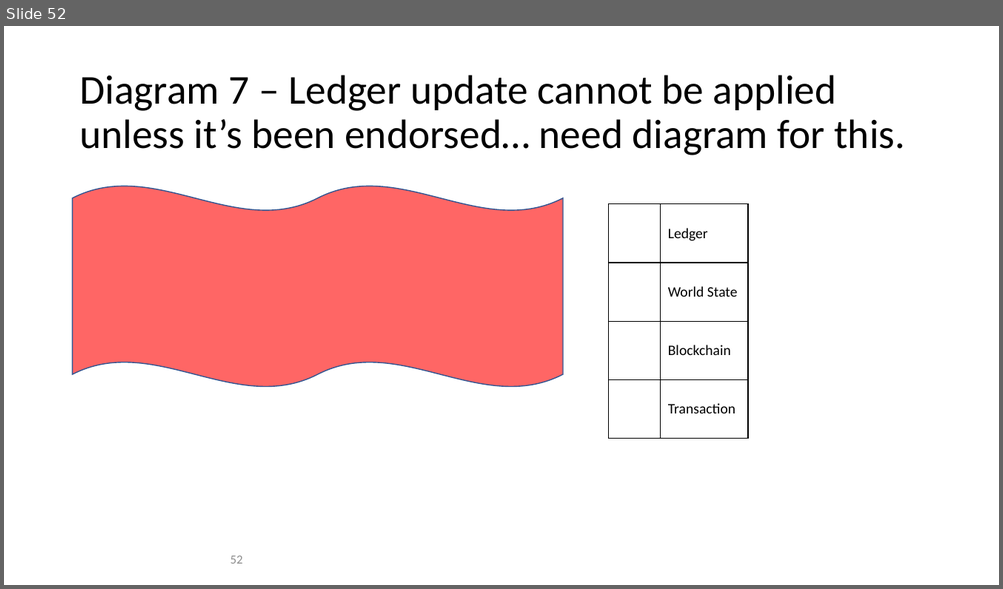
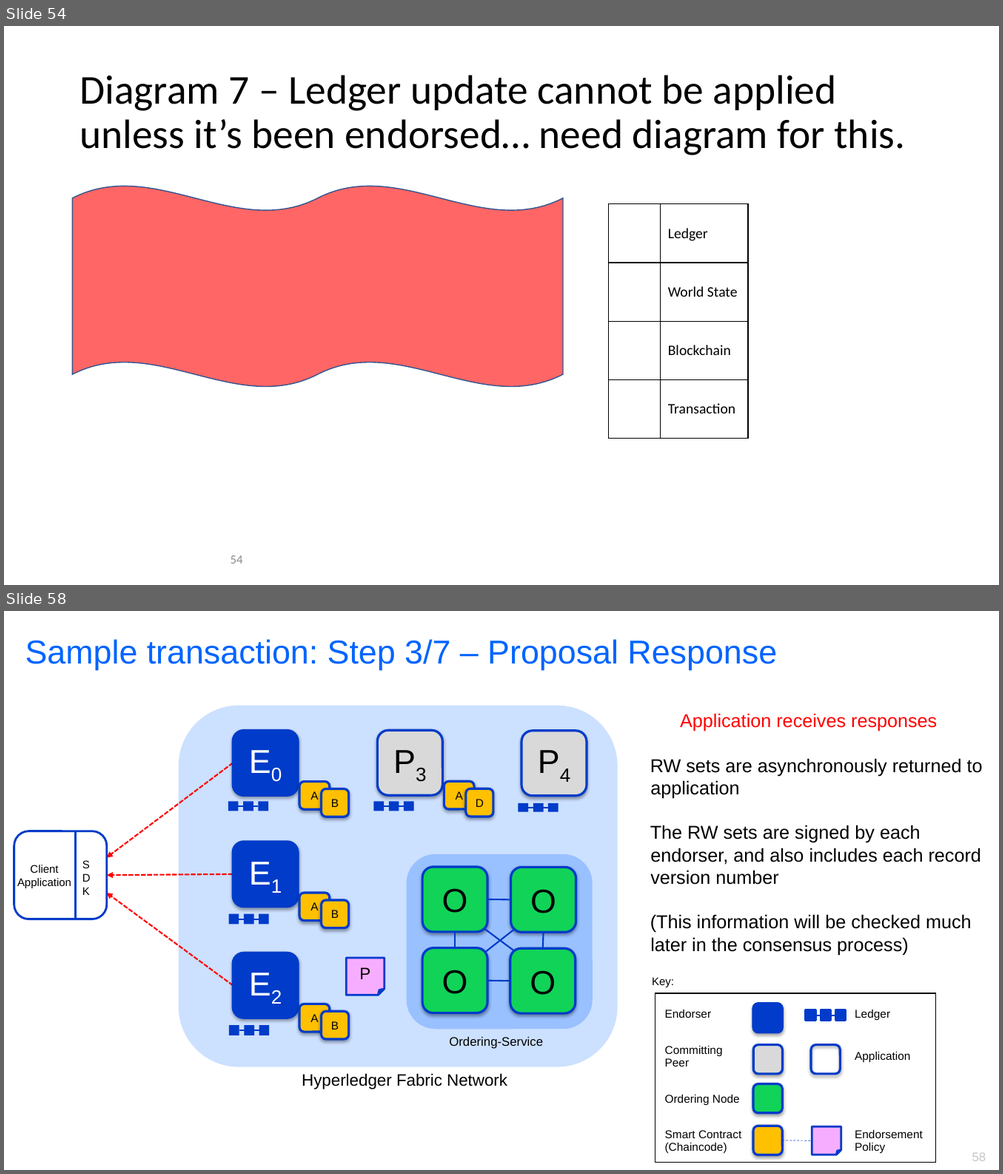
Before and after one commit to FabricTOC/FabricTOC, a slide deck: docs/OtherSourceMaterial/Diagrams.pptx. Shown one above the other, each under a label of ours: slide 52 before the commit, slides 54 and 58 after it; the slides between them are not shown. The pictures are 1003x589 and 1003x1174 pixels, drawn with LibreOffice and Linux fonts; fonts in the diff are those of the drawing; background and template pictures are left out. Boxes give left, top, right and bottom in pixels: in the first picture for what was removed or moved away, otherwise in the second. Text is boxed around its words. In the diff, an @@ line names an element or a change of style, - is before the commit and + after.

Commit message:
Peer updates

```diff
--- a/docs/OtherSourceMaterial/Diagrams.pptx
+++ b/docs/OtherSourceMaterial/Diagrams.pptx
@@ slide 58 added at <box>4,611,999,1170</box>, background #FFFFFF @@
@@ text added at <box>25,639,777,670</box>, 32 pt, text #0064FF @@
+Sample transaction: Step 3/7 – Proposal Response
@@ rounded rectangle added at <box>179,706,617,1068</box>, fill #CCE0FF @@
@@ text added at <box>650,713,982,955</box>, 18 pt, text #000000 @@
+Application receives responses
+RW sets are asynchronously returned to application
+The RW sets are signed by each endorser, and also includes each record version number
+(This information will be checked much later in the consensus process)
@@ rounded rectangle added at <box>233,730,298,795</box>, fill #003BC9, outline #003BC9 2.25 pt, 32 pt, text #FFFFFF @@
+E0
@@ rounded rectangle added at <box>377,730,442,795</box>, fill #D9D9D9, outline #003BC9 2.25 pt, 32 pt, text #000000 @@
+P3
@@ rounded rectangle added at <box>522,731,586,796</box>, fill #D9D9D9, outline #003BC9 2.25 pt, 32 pt, text #000000 @@
+P4
@@ arrow added from (233, 763) to (106, 858), #FF0000 1.5 pt dashed @@
@@ rounded rectangle added at <box>299,782,330,809</box>, fill #FFC000, outline #003BC9 2.25 pt, 11 pt, text #000000 @@
+A
@@ rounded rectangle added at <box>444,781,474,809</box>, fill #FFC000, outline #003BC9 2.25 pt, 11 pt, text #000000 @@
+A
@@ group added at <box>227,801,269,811</box>: 3 rectangles, 1 line @@
@@ rounded rectangle added at <box>321,789,349,817</box>, fill #FFC000, outline #003BC9 2.25 pt, 11 pt, text #000000 @@
+B
@@ group added at <box>373,801,415,811</box>: 3 rectangles, 1 line @@
@@ rounded rectangle added at <box>466,789,493,816</box>, fill #FFC000, outline #003BC9 2.25 pt, 11 pt, text #000000 @@
+D
@@ group added at <box>518,803,558,812</box>: 3 rectangles, 1 line @@
@@ group added at <box>14,831,107,919</box>: 2 texts, 1 rounded rectangle, 1 line @@
+Client
+Application
+SDK
@@ rounded rectangle added at <box>233,842,298,906</box>, fill #003BC9, outline #003BC9 2.25 pt, 32 pt, text #FFFFFF @@
+E1
@@ arrow added from (233, 874) to (107, 875), #FF0000 1.5 pt dashed @@
@@ arrow added from (233, 985) to (106, 893), #FF0000 1.5 pt dashed @@
@@ rounded rectangle added at <box>299,893,330,920</box>, fill #FFC000, outline #003BC9 2.25 pt, 11 pt, text #000000 @@
+A
@@ group added at <box>228,914,269,925</box>: 3 rectangles, 1 line @@
@@ rounded rectangle added at <box>321,900,349,928</box>, fill #FFC000, outline #003BC9 2.25 pt, 11 pt, text #000000 @@
+B
@@ rounded rectangle added at <box>233,954,298,1019</box>, fill #003BC9, outline #003BC9 2.25 pt, 32 pt, text #FFFFFF @@
+E2
@@ folded corner added at <box>347,958,384,995</box>, fill #F7ADFF, outline #003BC9 2 pt, 16 pt, text #000000 @@
+P
@@ group added at <box>406,854,592,1030</box>: 6 lines, 5 rounded rectangles @@
+O
+O
+O
+O
@@ text added at <box>652,977,674,988</box>, 10.7 pt, text #000000 @@
+Key:
@@ rounded rectangle added at <box>299,1004,330,1032</box>, fill #FFC000, outline #003BC9 2.25 pt, 11 pt, text #000000 @@
+A
@@ table added at <box>654,994,936,1162</box>, 4 rows, 4 columns @@
+Endorser |  |  | Ledger
+Committing Peer |  |  | Application
+Ordering Node |  |  | 
+Smart Contract / (Chaincode) |  |  | Endorsement Policy
@@ group added at <box>229,1026,270,1037</box>: 3 rectangles, 1 line @@
@@ rounded rectangle added at <box>321,1011,349,1039</box>, fill #FFC000, outline #003BC9 2.25 pt, 11 pt, text #000000 @@
+B
@@ group added at <box>753,1003,845,1156</box>: 5 rounded rectangles, 3 rectangles, 2 lines, 1 folded corner @@
@@ text added at <box>449,1037,543,1049</box>, 12 pt, text #000000 @@
+Ordering-Service
@@ text added at <box>301,1073,507,1090</box>, 16 pt, text #000000 @@
+Hyperledger Fabric Network
@@ page number added at <box>972,1153,986,1162</box>, 12 pt, text #C6C6C6 @@
+58
@@ what was slide 52 is now slide 54 @@
@@ page number at <box>230,556,243,564</box>: text changed @@
-52
+54
```
Also in this commit, not shown: 3 slides changed, 11 other slides added, 1 other file.
